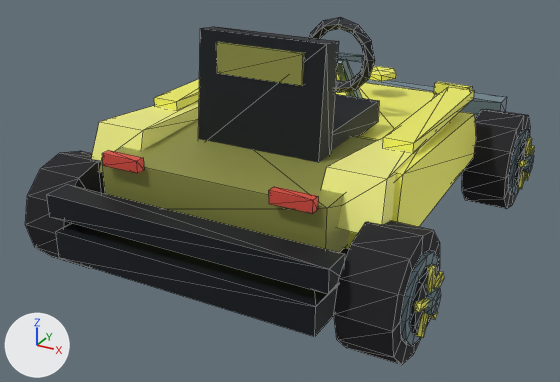
An edit to the glTF model DLC/BITTRIP/assets/kart/bit-trip/bit-trip-commandgirl-video/kart.glb, drawn before and after from the same camera.
Camera for both pictures: a 50 mm camera at (1.95, -3.87, 2.15) aimed at (-0.09, -0.16, 0.29). Arrows for +X, +Y and +Z are at lower left; the lights stay in place. The picture after the commit comes second. Mesh edges are drawn as thin lines. Where no turn or scale is listed for an object, it has been applied to the vertices. Vertices at exactly the same position are counted once.

Names of what the first picture shows: 'chassis', 'wheel-front-right', 'wheel-rear-left', 'wheel-rear-right'.
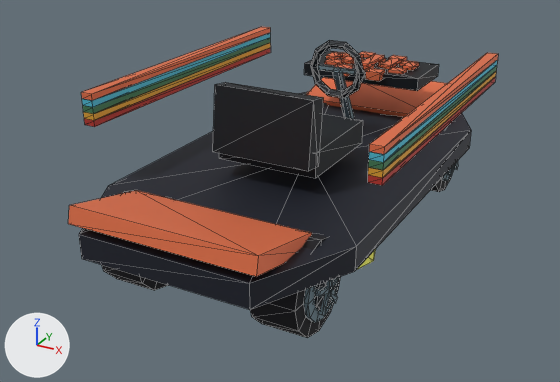
Diff of the bpy script that builds the scene:
```diff
--- a/DLC/BITTRIP/assets/kart/bit-trip/bit-trip-commandgirl-video/kart.glb.py
+++ b/DLC/BITTRIP/assets/kart/bit-trip/bit-trip-commandgirl-video/kart.glb.py
@@ me_wheel_rear_left @@
-me_wheel_rear_left.from_pydata(...)  # 132 vertices, 228 faces; spans x -0.22..0.135, y -0.31..0.31, z -0.31..0.31
+me_wheel_rear_left.from_pydata(...)  # 113 vertices, 196 faces; spans x -0.182..0.125, y -0.25..0.25, z -0.25..0.25
+# me_wheel_rear_left part 1: the loose piece of 26 vertices spanning x -0.135..0.135, y -0.31..0.31, z -0.31..0.31 is rebuilt with 51 vertices and now spans x -0.149..0.125, y -0.25..0.25, z -0.25..0.25
+# other edits to the shape of me_wheel_rear_left do not show in these pictures
 me_wheel_rear_left.materials.append(mat_wheel_vertex_colours)
@@ me_wheel_front_right @@
-me_wheel_front_right.from_pydata(...)  # 132 vertices, 228 faces; spans x -0.135..0.22, y -0.31..0.31, z -0.31..0.31
+me_wheel_front_right.from_pydata(...)  # 113 vertices, 196 faces; spans x -0.125..0.182, y -0.25..0.25, z -0.25..0.25
+# me_wheel_front_right part 2: the loose piece of 26 vertices spanning x -0.135..0.135, y -0.31..0.31, z -0.31..0.31 is rebuilt with 51 vertices and now spans x -0.125..0.149, y -0.25..0.25, z -0.25..0.25
+# me_wheel_front_right part 3: 106 vertices removed from x 0.133..0.22, y -0.217..0.217, z -0.217..0.217; 32 vertices added at x 0.158..0.182, y -0.124..0.124, z -0.11..0.053
+# other edits to the shape of me_wheel_front_right do not show in these pictures
 me_wheel_front_right.materials.append(mat_wheel_vertex_colours)
@@ me_wheel_rear_right @@
-me_wheel_rear_right.from_pydata(...)  # 132 vertices, 228 faces; spans x -0.135..0.22, y -0.31..0.31, z -0.31..0.31
+me_wheel_rear_right.from_pydata(...)  # 113 vertices, 196 faces; spans x -0.125..0.182, y -0.25..0.25, z -0.25..0.25
+# me_wheel_rear_right part 4: a new loose piece, a 10-sided cylinder along x spanning x 0.14..0.165, y -0.107..0.107, z -0.112..0.113, in mat_wheel_vertex_colours
+# me_wheel_rear_right part 5: the loose piece of 26 vertices spanning x -0.135..0.135, y -0.31..0.31, z -0.31..0.31 is rebuilt with 51 vertices and now spans x -0.125..0.149, y -0.25..0.25, z -0.25..0.25
+# me_wheel_rear_right part 6: 106 vertices removed from x 0.133..0.22, y -0.217..0.217, z -0.217..0.217; 32 vertices added at x 0.158..0.182, y -0.124..0.124, z -0.11..0.053
+# other edits to the shape of me_wheel_rear_right do not show in these pictures
 me_wheel_rear_right.materials.append(mat_wheel_vertex_colours)
@@ ob_chassis @@
-ob_chassis = bpy.data.objects.new('chassis', me_chassis)
@@ ob_wheel_rear_left @@
 ob_wheel_rear_left = bpy.data.objects.new('wheel-rear-left', me_wheel_rear_left)
-ob_wheel_rear_left.location = (-0.91, -0.945, 0.31)
+ob_wheel_rear_left.location = (-0.45, -0.98, 0.25)
@@ ob_wheel_front_right @@
 ob_wheel_front_right = bpy.data.objects.new('wheel-front-right', me_wheel_front_right)
-ob_wheel_front_right.location = (0.91, 0.945, 0.31)
+ob_wheel_front_right.location = (0.45, 0.98, 0.25)
@@ ob_wheel_rear_right @@
 ob_wheel_rear_right = bpy.data.objects.new('wheel-rear-right', me_wheel_rear_right)
-ob_wheel_rear_right.location = (0.91, -0.945, 0.31)
+ob_wheel_rear_right.location = (0.45, -0.98, 0.25)
@@ ob_identity_hoverboard_motif_equalizer @@
+ob_identity_hoverboard_motif_equalizer = bpy.data.objects.new('identity-hoverboard-motif-equalizer', me_identity_hoverboard_motif_equalizer)  # a box spanning x -0.405..0.405, y 0.755..1.165, z 0.74..0.82; a box spanning x -0.315..-0.245, y 0.9..1.02, z 0.828..0.852; a box spanning x -0.175..-0.105, y 0.86..1.06, z 0.828..0.852; a box spanning x -0.035..0.035, y 0.82..1.1, z 0.828..0.852; a box spanning x 0.105..0.175, y 0.86..1.06, z 0.828..0.852; a box spanning x 0.245..0.315, y 0.9..1.02, z 0.828..0.852
+ob_identity_hoverboard_motif_equalizer.location = (0.0, 0.0, 0.0)
@@ ob_identity_hoverboard_motif_rainbow @@
+ob_identity_hoverboard_motif_rainbow = bpy.data.objects.new('identity-hoverboard-motif-rainbow', me_identity_hoverboard_motif_rainbow)  # 80 vertices, 120 faces; spans x -0.84..0.84, y -0.94..0.94, z 0.81..0.99
+ob_identity_hoverboard_motif_rainbow.location = (0.0, 0.0, 0.0)
@@ ob_identity_hoverboard_motif_pixel @@
+ob_identity_hoverboard_motif_pixel = bpy.data.objects.new('identity-hoverboard-motif-pixel', me_identity_hoverboard_motif_pixel)  # 96 vertices, 144 faces; spans x -0.28..0.28, y 0.708..1.192, z 0.782..0.838
+ob_identity_hoverboard_motif_pixel.location = (0.0, 0.0, 0.0)
@@ ob_identity_hoverboard_driver_cockpit @@
+ob_identity_hoverboard_driver_cockpit = bpy.data.objects.new('identity-hoverboard-driver-cockpit', me_identity_hoverboard_driver_cockpit)  # 80 vertices, 140 faces; spans x -0.3..0.3, y -0.557..0.679, z 0.459..1.086
+ob_identity_hoverboard_driver_cockpit.location = (0.0, 0.0, 0.0)
@@ ob_identity_hoverboard_hoverboard_turned_up_deck @@
+ob_identity_hoverboard_hoverboard_turned_up_deck = bpy.data.objects.new('identity-hoverboard-hoverboard-turned-up-deck', me_identity_hoverboard_hoverboard_turned_up_deck)  # 78 vertices, 136 faces; spans x -0.73..0.73, y -1.46..1.46, z 0.23..0.62
+ob_identity_hoverboard_hoverboard_turned_up_deck.location = (0.0, 0.0, 0.0)
```

Location of each change, (x1, y1, x2, y2) in pixels of the pictures (560 x 382 px):
'chassis', deleted
    before: (47, 17, 507, 337)
'identity-hoverboard-hoverboard-turned-up-deck', added
    after: (68, 77, 471, 310)
'wheel-rear-right', reshaped, moved (18% narrower, 27% shorter)
    before: (334, 221, 444, 365)
    after: (250, 233, 340, 338)
'identity-hoverboard-motif-rainbow', added (brown)
    after: (81, 27, 498, 185)
'identity-hoverboard-driver-cockpit', added
    after: (213, 40, 365, 178)
'wheel-front-right', reshaped, moved (mostly hidden afterwards)
    before: (462, 109, 535, 209)
    after: (431, 121, 458, 192)
'wheel-rear-left', reshaped, moved (mostly hidden afterwards)
    before: (25, 151, 105, 268)
    after: (102, 190, 168, 290)
'identity-hoverboard-motif-equalizer', added
    after: (304, 51, 439, 91)
'identity-hoverboard-motif-pixel', added (brown)
    after: (324, 51, 418, 81)
part 2 of me_wheel_front_right, rebuilt (mostly hidden afterwards)
    before: (462, 109, 530, 209)
    after: (431, 121, 454, 192)
part 3 of me_wheel_front_right, cut back (mostly hidden afterwards)
    before: (508, 129, 535, 195)
    after: (447, 161, 458, 176)
part 4 of me_wheel_rear_right, added (mostly hidden)
    after: (314, 282, 337, 311)
part 5 of me_wheel_rear_right, rebuilt (15% narrower, 27% shorter)
    before: (334, 221, 440, 365)
    after: (250, 233, 340, 338)
part 6 of me_wheel_rear_right, cut back
    before: (401, 250, 444, 346)
    after: (315, 277, 340, 316)
